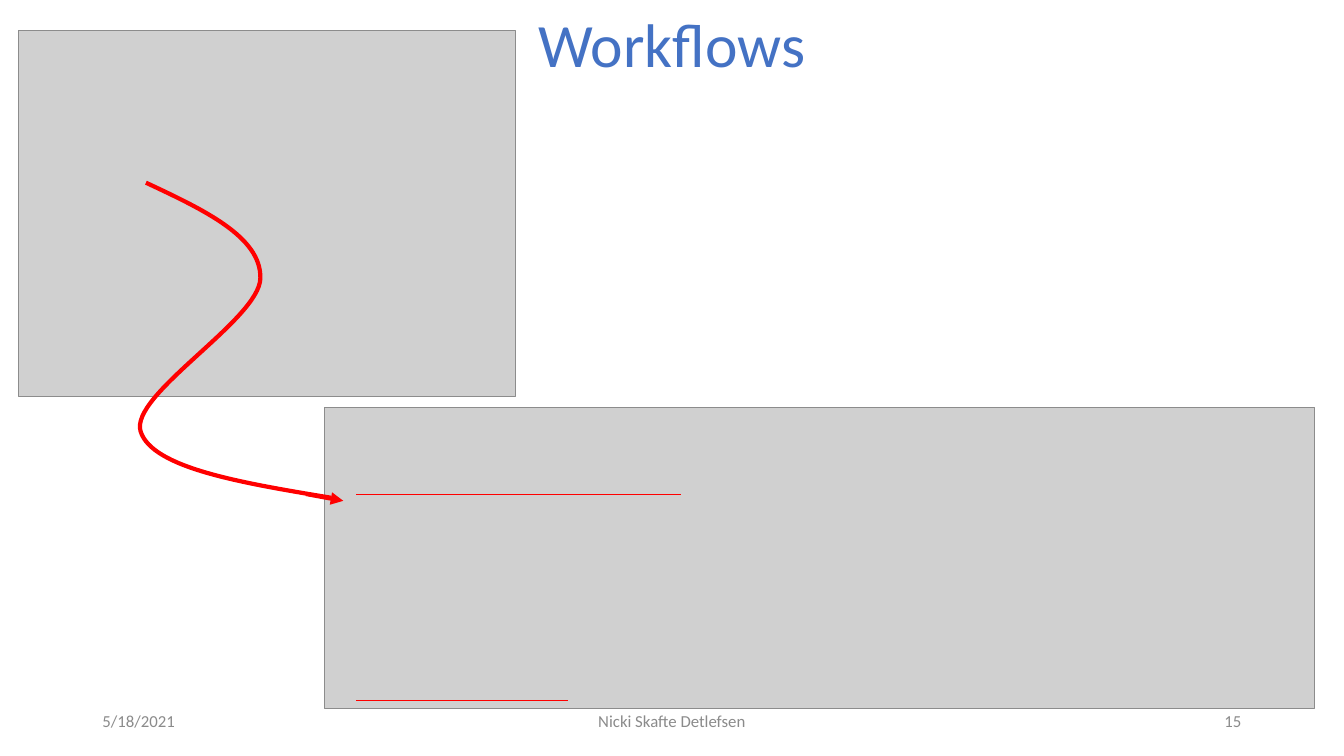
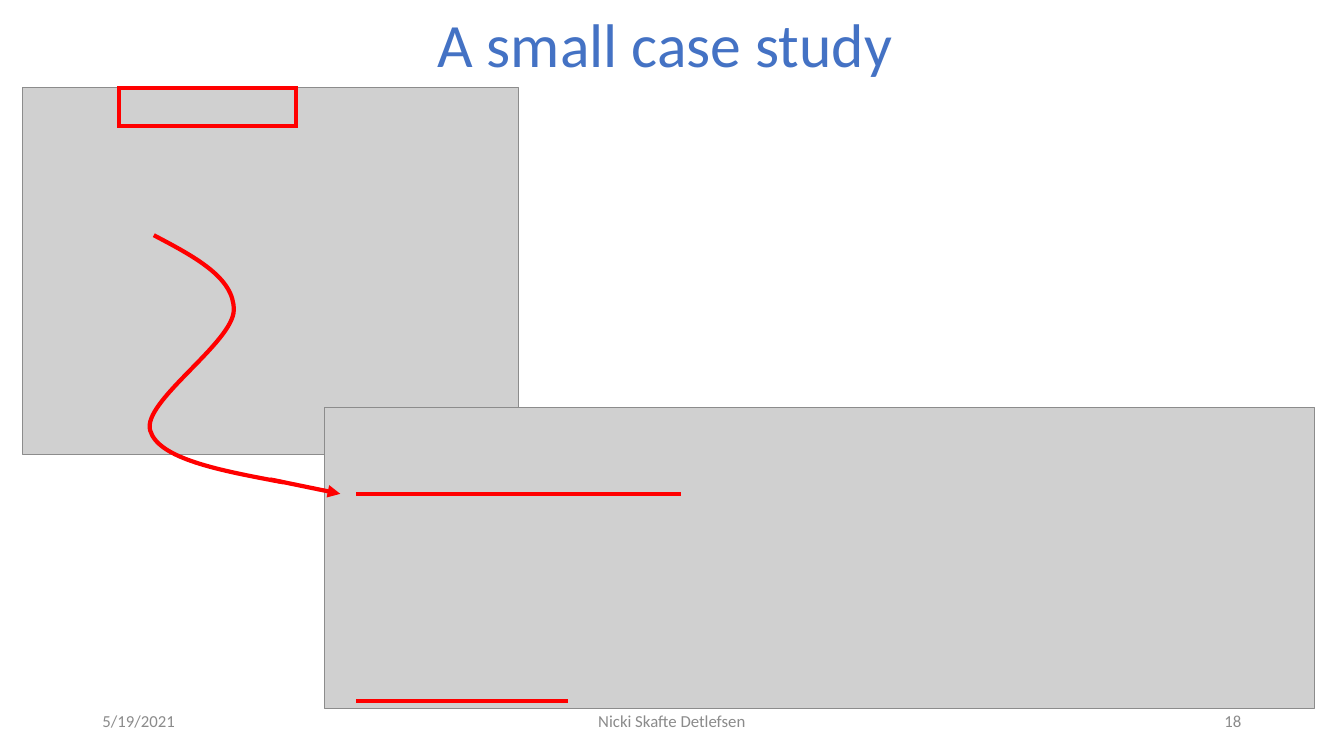
Before and after one commit to DeepEasterbunny/dtu_mlops, a slide deck: slide 18 of 04_continues_integration/ci.pptx (slide 15 before the commit). Drawn at 1344x756 pixels with LibreOffice and Linux fonts; fonts in the diff are those of the drawing; grey boxes stand for pictures; background and template pictures are left out. Boxes give left, top, right and bottom in pixels: in the first picture for what was removed or moved away, otherwise in the second. Text is boxed around its words. In the diff, an @@ line names an element or a change of style, - is before the commit and + after.

```diff
--- a/04_continues_integration/ci.pptx
+++ b/04_continues_integration/ci.pptx
@@ title at <box>437,24,892,77</box>: text changed @@
-Workflows
+A small case study
@@ picture: place and size @@
-picture at <box>19,30,515,397</box>
+picture at <box>22,88,518,455</box>
@@ rectangle added at <box>119,88,296,126</box>, outline #FF0000 3 pt @@
@@ freeform shape: place and size @@
-freeform shape at <box>140,182,331,497</box>
+freeform shape at <box>149,235,282,482</box>
@@ arrow moved from (307, 494) - (344, 501) to (270, 480) - (341, 494) @@
@@ line (356, 494) - (681, 494): stroke #FF0000 0.5 pt to #FF0000 3 pt @@
@@ text at <box>102,715,174,728</box>: text changed @@
-5/18/2021
+5/19/2021
@@ line (356, 701) - (568, 701): stroke #FF0000 0.5 pt to #FF0000 3 pt @@
@@ page number at <box>1224,715,1241,727</box>: text changed @@
-15
+18
```
Also in this commit, not shown: 18 other slides changed, 3 slides added, 9 other files.
